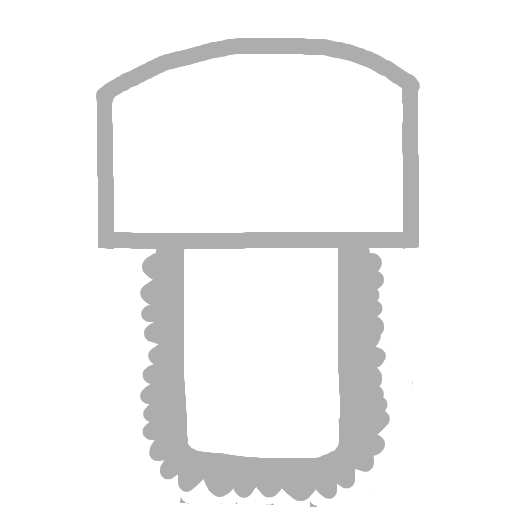
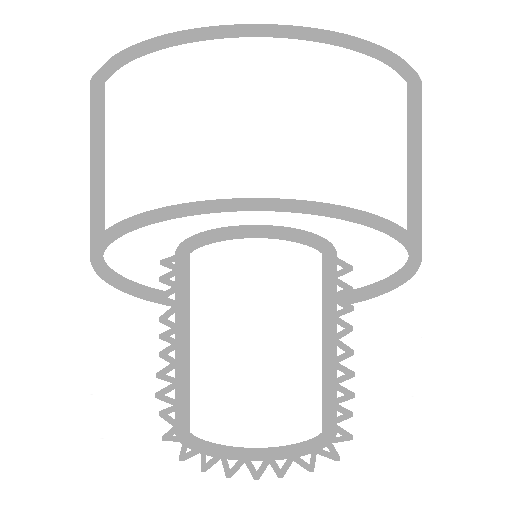
Two versions of the same layered image (512x512). Layer-by-layer changes:
added layer "Layer #2" above "Layer #5" over [155, 225, 355, 480]
added layer "Layer #5" above "Layer" over [90, 24, 422, 439]
hid "Layer" over [96, 38, 420, 507]
hid "Layer #1" over [105, 44, 410, 483]
